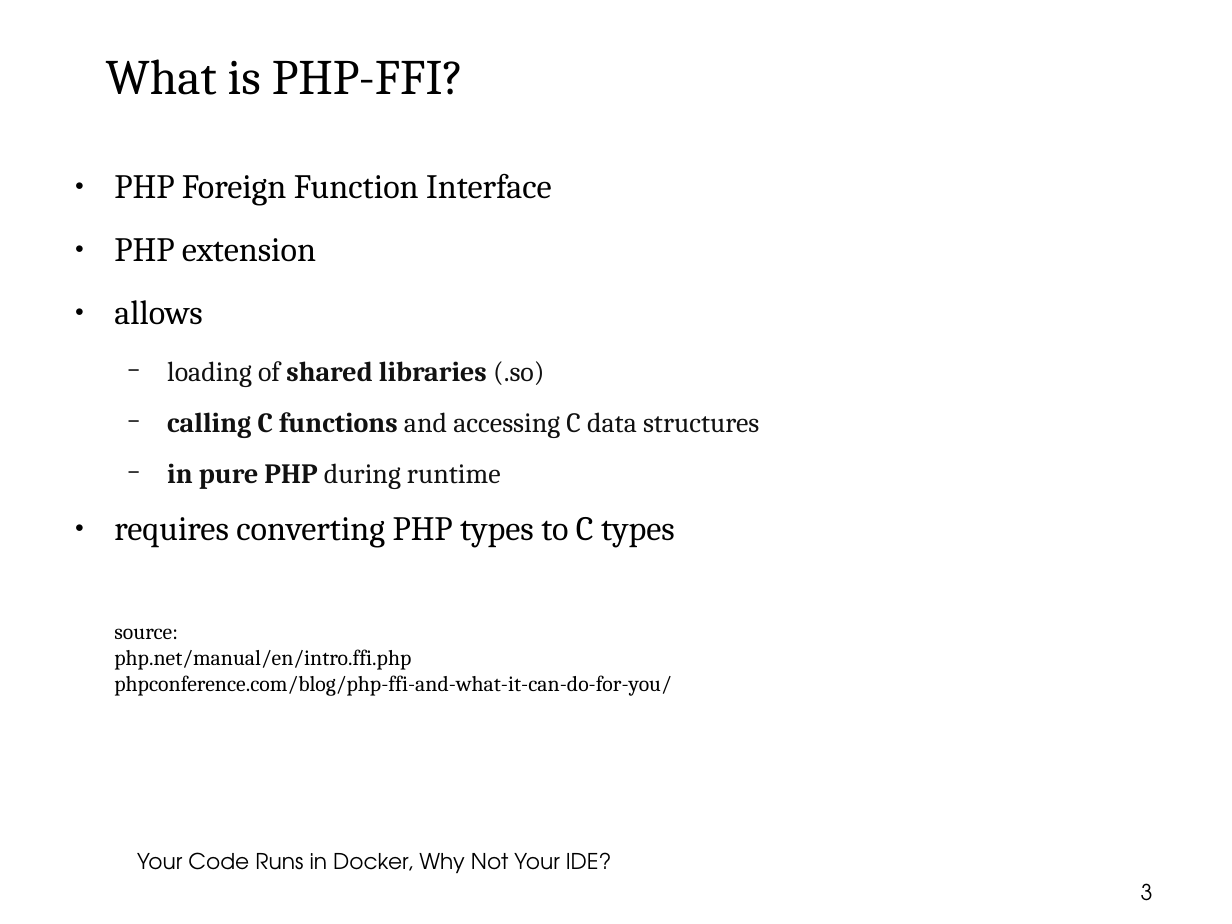
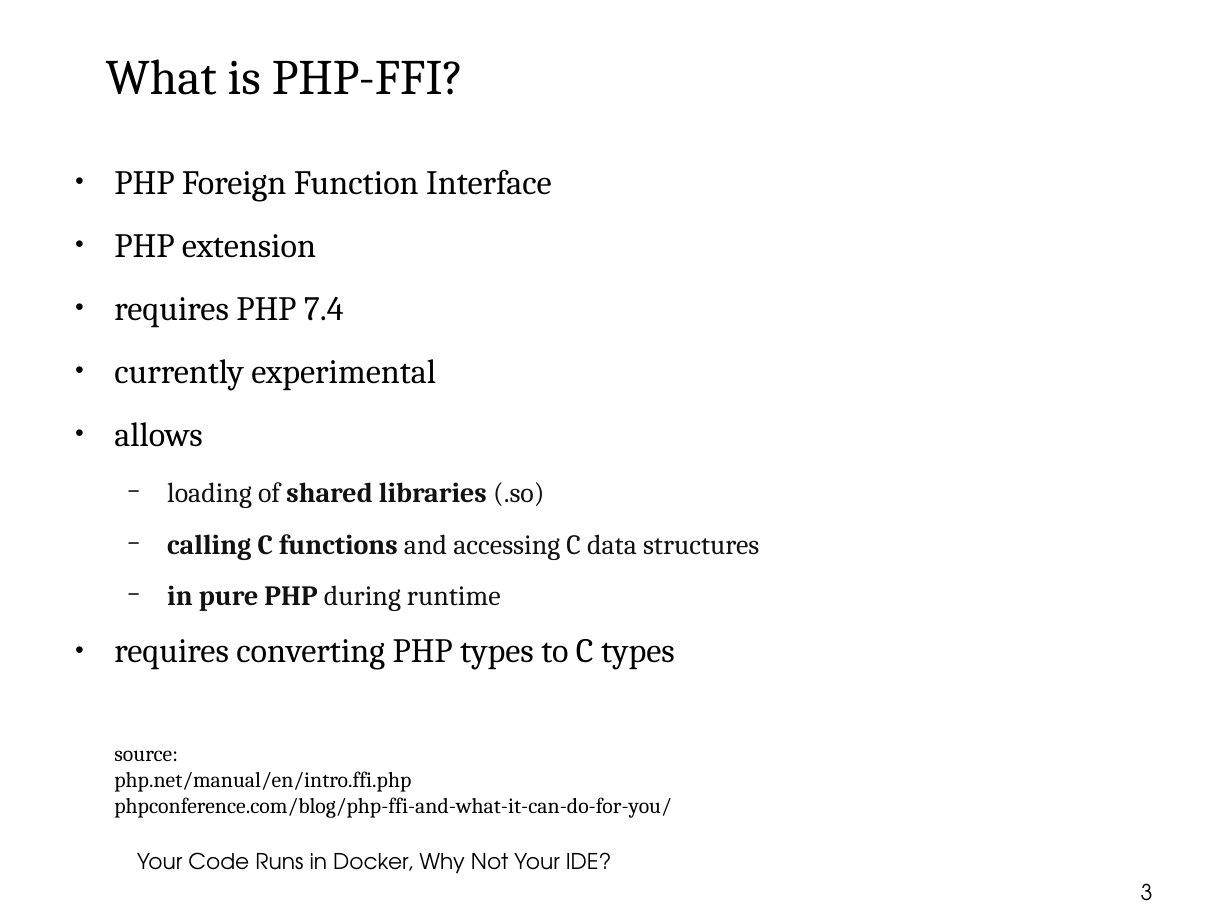
Before and after one commit to thomasbley/php-go-integration, a slide deck: slide 3 of getting_started_with_php_ffi.odp. Drawn at 1232x924 pixels with LibreOffice and Linux fonts; fonts in the diff are those of the drawing; background and template pictures are left out. Boxes give left, top, right and bottom in pixels: in the first picture for what was removed or moved away, otherwise in the second. Text is boxed around its words. In the diff, an @@ line names an element or a change of style, - is before the commit and + after.

```diff
--- a/getting_started_with_php_ffi.odp
+++ b/getting_started_with_php_ffi.odp
@@ text at box(114, 297, 436, 390): paragraphs added @@
+● requires PHP 7.4
+● currently experimental
```
Also in this commit, not shown: 1 other slide changed, 1 other file.
